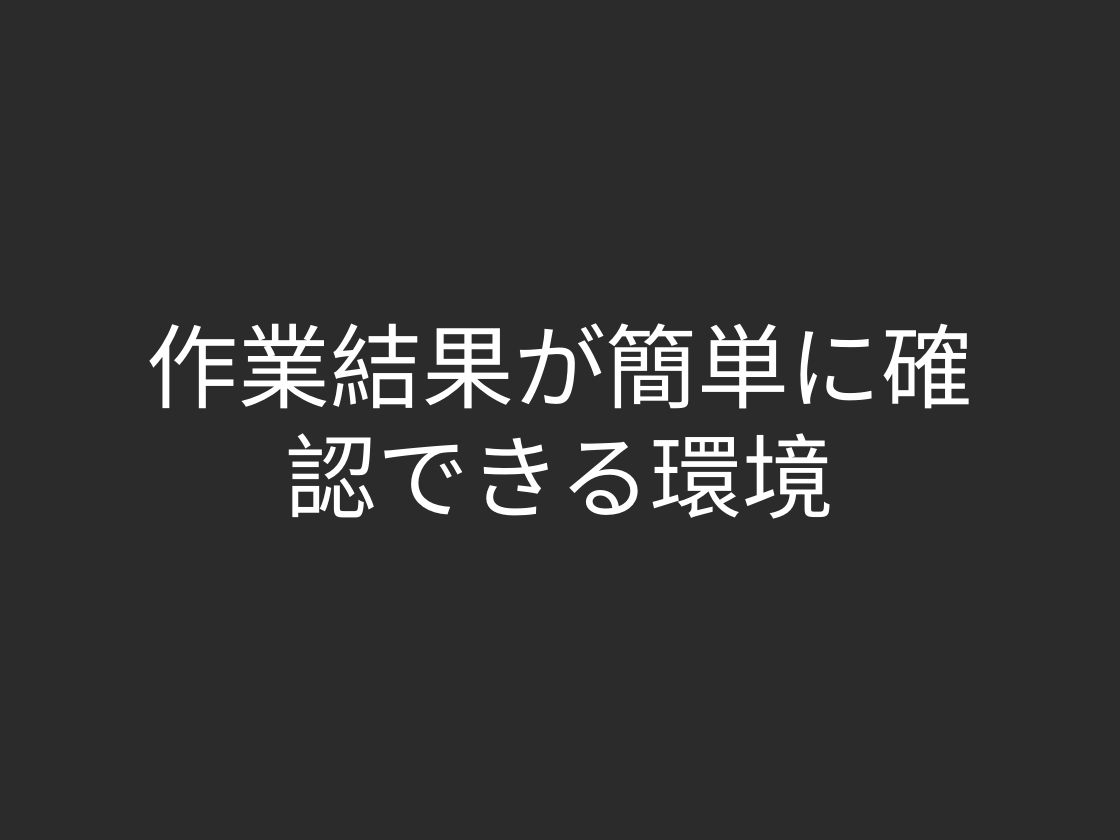
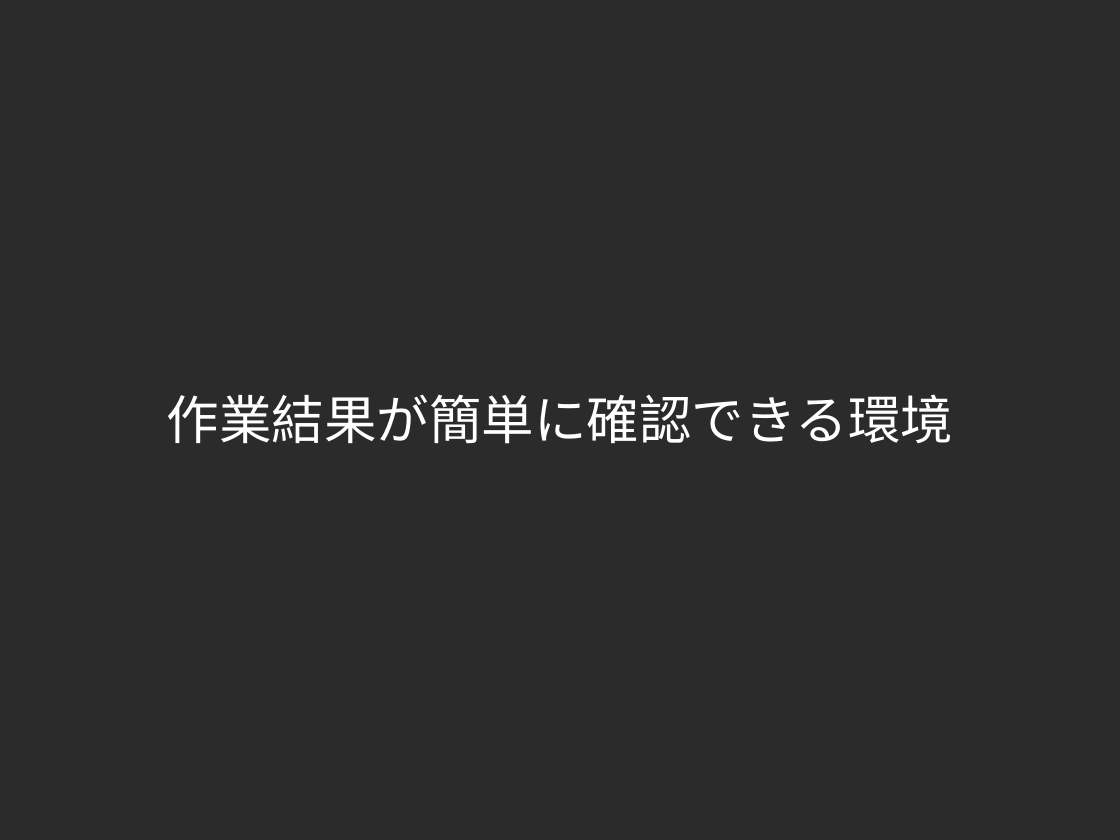
Before and after one commit to lambdasakura/doc, a slide deck: slide 22 of zengeren/fast_game_development_2010:02:12.ppt. Drawn at 1120x840 pixels with LibreOffice and Linux fonts; fonts in the diff are those of the drawing; background and template pictures are left out; a plain dark background stands for a picture behind light text. Boxes give left, top, right and bottom in pixels: in the first picture for what was removed or moved away, otherwise in the second. Text is boxed around its words. In the diff, an @@ line names an element or a change of style, - is before the commit and + after.

```diff
--- a/zengeren/fast_game_development_2010:02:12.ppt
+++ b/zengeren/fast_game_development_2010:02:12.ppt
@@ title "作業結果が簡単に確認できる環境" at [167,394,953,444]: size 84 to 48 pt @@
```
Also in this commit, not shown: 12 other slides changed, 2 slides added, 1 slide removed, 4 other files.
